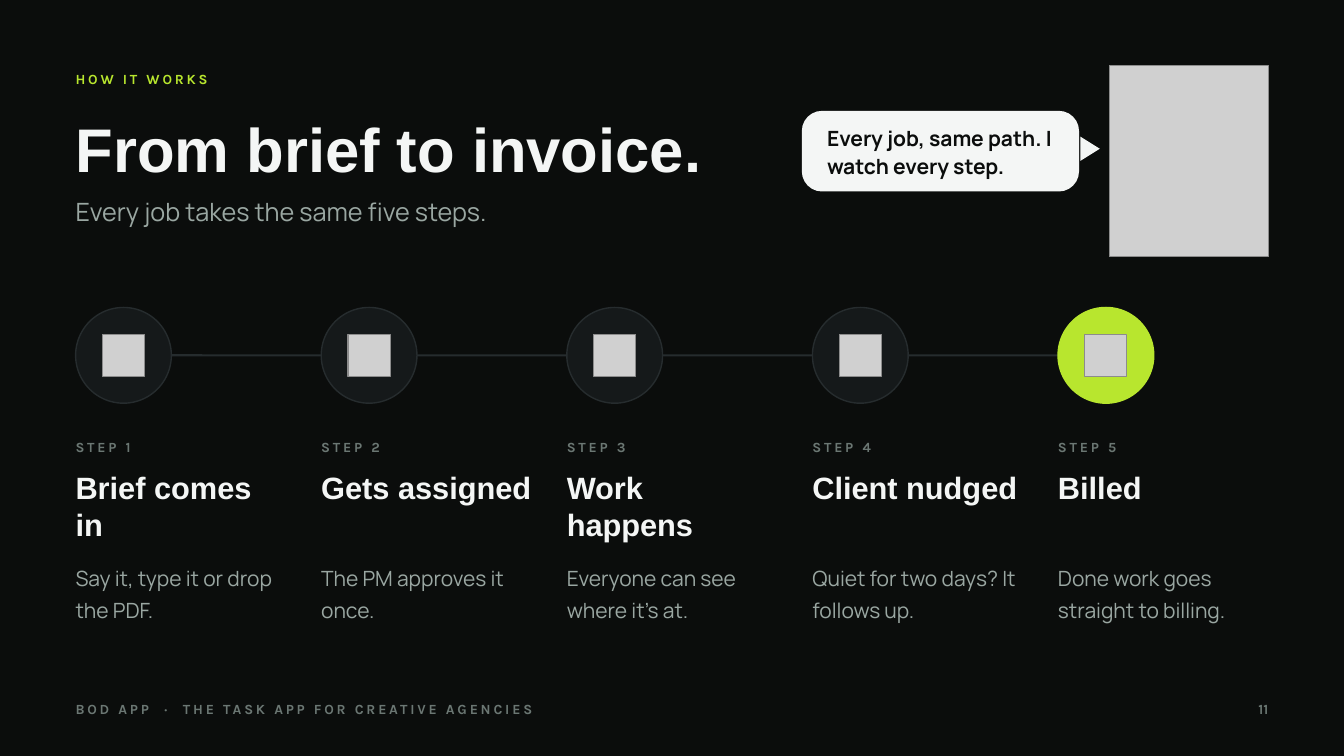
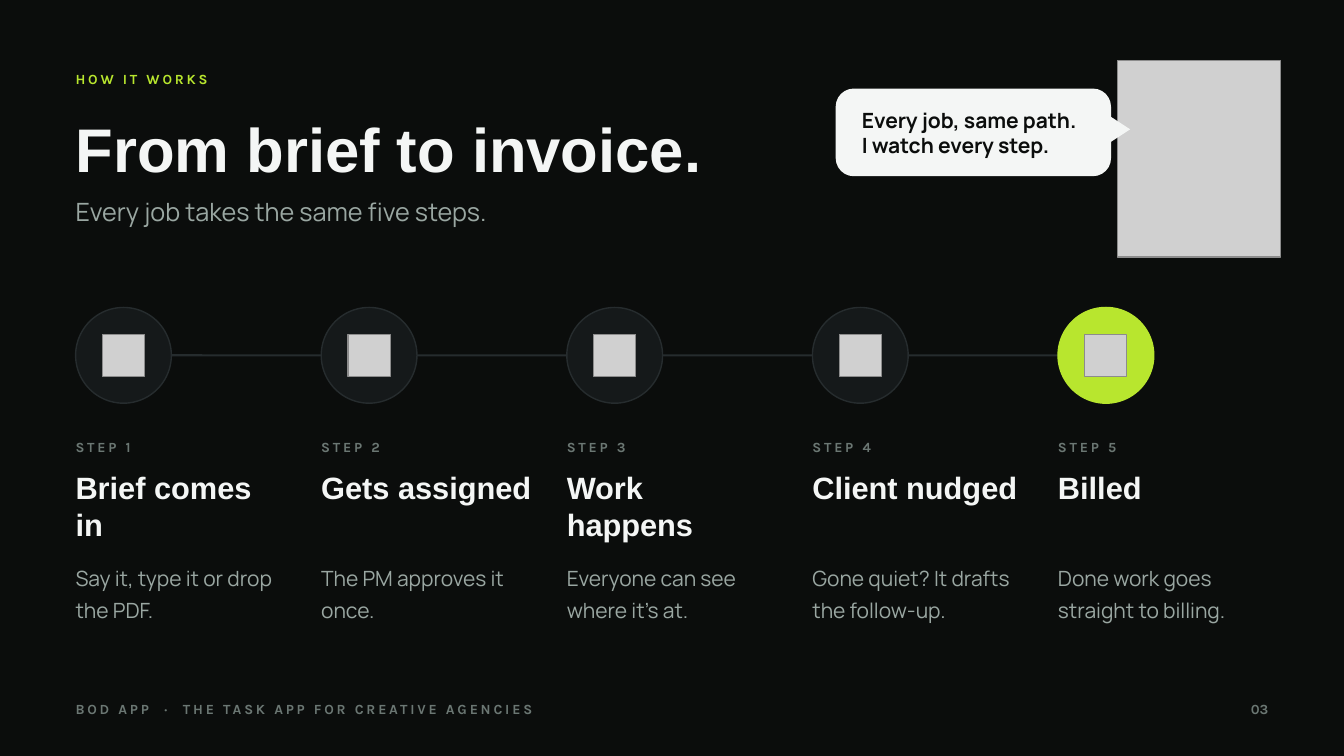
Before and after one commit to akmal-create/Claude-Works, a slide deck: slide 3 of bod-app-sales-deck/samples/Bod-App-Sample-Slides.pptx. Drawn at 1344x756 pixels with LibreOffice and Linux fonts; fonts in the diff are those of the drawing; grey boxes stand for pictures. Boxes give left, top, right and bottom in pixels: in the first picture for what was removed or moved away, otherwise in the second. Text is boxed around its words. In the diff, an @@ line names an element or a change of style, - is before the commit and + after.

```diff
--- a/bod-app-sales-deck/samples/Bod-App-Sample-Slides.pptx
+++ b/bod-app-sales-deck/samples/Bod-App-Sample-Slides.pptx
@@ rounded rectangle: place and size @@
-rounded rectangle at [802, 111, 1079, 192]
+rounded rectangle at [836, 89, 1111, 176]
@@ rounded rectangle at [836, 89, 1111, 176]: proportions changed @@
@@ picture: place and size @@
-picture at [1109, 66, 1268, 257]
+picture at [1117, 60, 1280, 257]
@@ text at [862, 112, 1077, 158]: text changed @@
-Every job, same path. I watch every step.
+Every job, same path.
+I watch every step.
@@ triangle: place and size @@
-triangle at [1080, 137, 1099, 161]
+triangle at [1110, 116, 1130, 142]
@@ text at [812, 570, 1010, 623]: text changed @@
-Quiet for two days? It follows up.
+Gone quiet? It drafts the follow-up.
@@ text at [1251, 705, 1269, 714]: text changed @@
-11
+03
```
Also in this commit, not shown: 2 other slides changed, 1 slide added, 5 other files.
